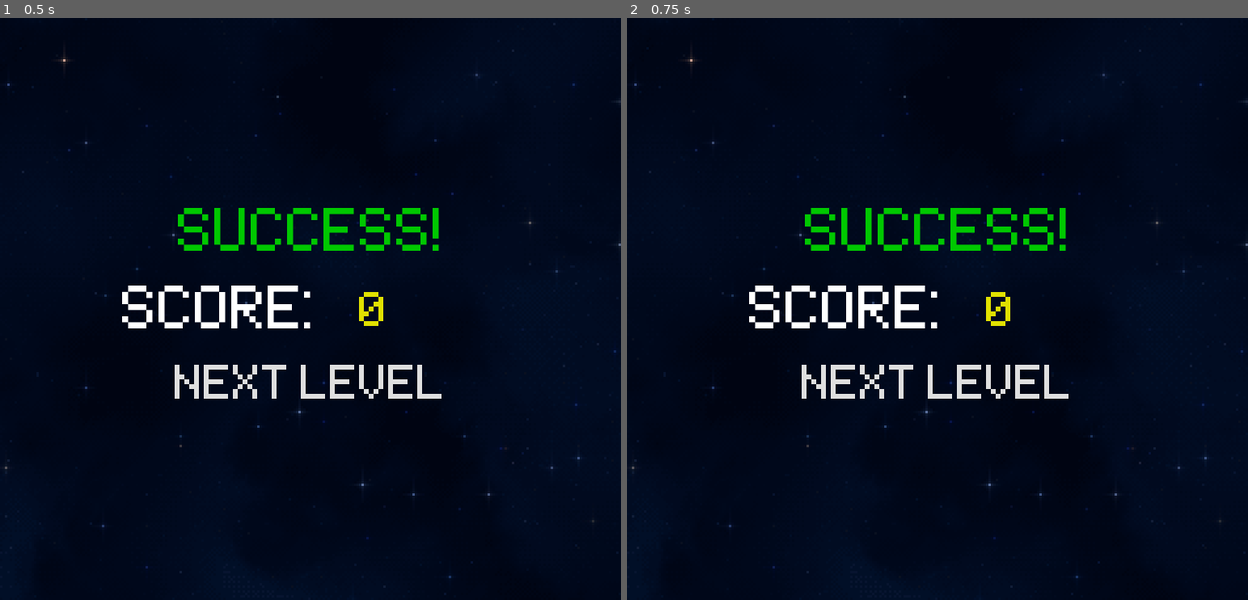
Above: before the commit, frames 1-2 (left to right).
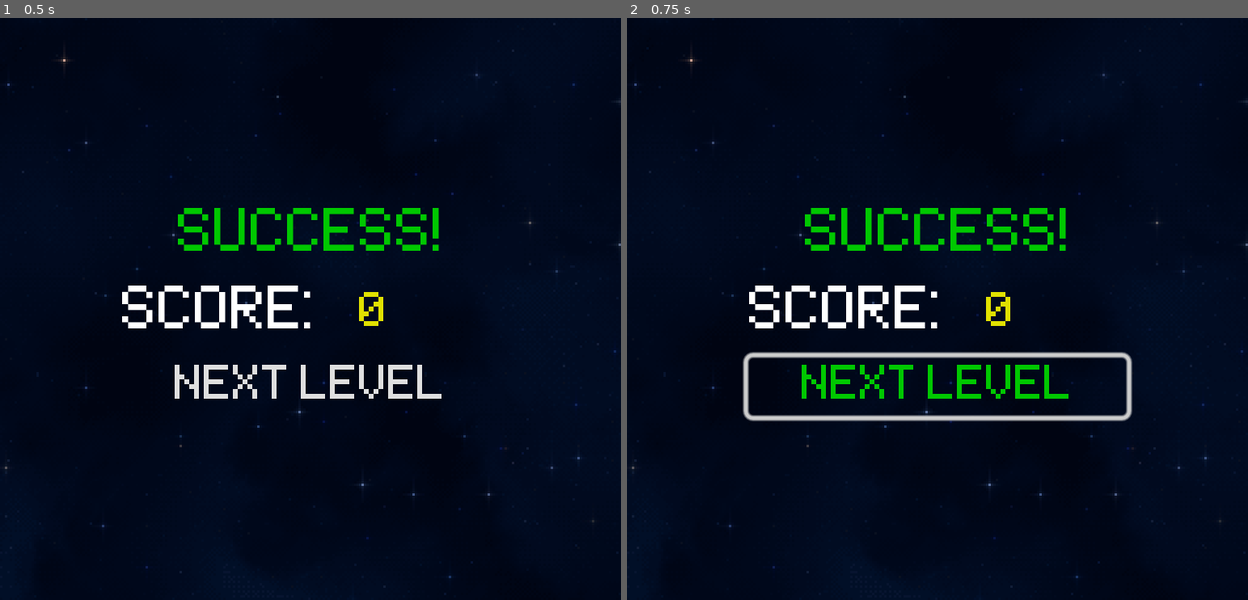
Above: after the commit, the same moments.

Repository: cope-de-grace/space-invaders-godot
Game: Godot game, scene res://elements/ui/level_complete/level_complete.tscn
Two runs of this game, one before a commit and one after it. Both use one fixed random seed, a clock stepped at 60 frames per second and the inputs below. This scene is started directly instead of the project's main scene.
Inputs:
- Up to frame 1 (0.5 s): no input
- Up to frame 2 (0.75 s): click "NEXT LEVEL" at 0.5 s

Frame 1 is identical in both runs. In frame 2, 2.4% of the frame differs, in the area x 18-82%, y 57-70%.

Commit message:
for check
для проверки

Diff:
--- a/elements/enemy_projectile/enemy_projectile.tscn
+++ b/elements/enemy_projectile/enemy_projectile.tscn
@@ -3,26 +3,26 @@
 [ext_resource type="Script" path="res://elements/enemy_projectile/enemy_projectile.gd" id="1_dfkcw"]
 [ext_resource type="Texture2D" uid="uid://y1q1n0bk0amj" path="res://Mini Pixel Pack 3/Projectiles/Enemy_projectile (16 x 16).png" id="2_7he6v"]
 
-[sub_resource type="AtlasTexture" id="AtlasTexture_w8nxd"]
+[sub_resource type="AtlasTexture" id="AtlasTexture_epoon"]
 atlas = ExtResource("2_7he6v")
-region = Rect2(0, 0, 16, 16)
+region = Rect2(32, 0, 16, 16)
 
-[sub_resource type="AtlasTexture" id="AtlasTexture_8qjvu"]
+[sub_resource type="AtlasTexture" id="AtlasTexture_11ntf"]
 atlas = ExtResource("2_7he6v")
-region = Rect2(16, 0, 16, 16)
+region = Rect2(48, 0, 16, 16)
 
-[sub_resource type="SpriteFrames" id="SpriteFrames_ys0qs"]
+[sub_resource type="SpriteFrames" id="SpriteFrames_mpln2"]
 animations = [{
 "frames": [{
 "duration": 1.0,
-"texture": SubResource("AtlasTexture_w8nxd")
+"texture": SubResource("AtlasTexture_epoon")
 }, {
 "duration": 1.0,
-"texture": SubResource("AtlasTexture_8qjvu")
+"texture": SubResource("AtlasTexture_11ntf")
 }],
 "loop": true,
 "name": &"default",
-"speed": 5.0
+"speed": 10.0
 }]
 
 [sub_resource type="CircleShape2D" id="CircleShape2D_mn7x0"]
@@ -30,20 +30,21 @@
 
 [node name="EnemyProjectile" type="CharacterBody2D"]
 top_level = true
-scale = Vector2(0.299412, 1)
+scale = Vector2(0.5, 0.5)
 collision_layer = 8
 collision_mask = 18
 script = ExtResource("1_dfkcw")
 
 [node name="AnimatedSprite2D" type="AnimatedSprite2D" parent="."]
-scale = Vector2(0.25, 1)
-sprite_frames = SubResource("SpriteFrames_ys0qs")
-frame_progress = 0.304435
+scale = Vector2(0.5, 0.5)
+sprite_frames = SubResource("SpriteFrames_mpln2")
+autoplay = "default"
 
 [node name="CollisionShape2D" type="CollisionShape2D" parent="."]
+scale = Vector2(0.5, 0.5)
 shape = SubResource("CircleShape2D_mn7x0")
 
 [node name="VisibleOnScreenEnabler2D" type="VisibleOnScreenEnabler2D" parent="."]
-scale = Vector2(0.3, 0.3)
+scale = Vector2(0.5, 0.5)
 
 [connection signal="screen_exited" from="VisibleOnScreenEnabler2D" to="." method="_on_visible_on_screen_enabler_2d_screen_exited"]
--- a/elements/ui/game_over/game_over.gd
+++ b/elements/ui/game_over/game_over.gd
@@ -1,14 +1,17 @@
 extends CanvasLayer
 
-@onready var label_points = $PointsLabel
+func _on_continue_pressed():
+	get_tree().paused = false
+	visible = false
 
-func _on_button_pressed():
-	get_tree().reload_current_scene()
-
-@onready var score_label = $MarginContainer2/VBoxContainer/HBoxContainer/Score
+func _on_exit_pressed():
+	get_tree().quit()
 
 func _ready():
-	Events.points_changed.connect(update_points)
-
-func update_points(points: int):
-	score_label.text = str(points)
+	if Input.is_action_just_pressed("ui_cancel"):
+		if visible == true:
+			get_tree().paused == false
+			visible == false
+		else:
+			get_tree().paused = true
+			visible = true
--- /dev/null
+++ b/elements/ui/pause/continue.gd
@@ -0,0 +1,7 @@
+extends Button
+
+
+
+func _on_pressed():
+	get_tree().paused = false
+	visible = false
--- /dev/null
+++ b/elements/ui/pause/pause.tscn
@@ -0,0 +1,51 @@
+[gd_scene load_steps=6 format=3 uid="uid://bilgghlma7iev"]
+
+[ext_resource type="Script" path="res://elements/ui/game_over/game_over.gd" id="1_ghu6i"]
+[ext_resource type="Texture2D" uid="uid://s4d8sl426eel" path="res://background/pixelart_starfield.png" id="2_nqw3c"]
+[ext_resource type="FontFile" uid="uid://dr7xpv3t7r53n" path="res://Mini Pixel Pack 3/Font/space_invaders.ttf" id="3_og1bl"]
+[ext_resource type="Script" path="res://elements/ui/pause/continue.gd" id="4_47exq"]
+[ext_resource type="Script" path="res://elements/ui/menu/Exit.gd" id="4_k163e"]
+
+[node name="Pause" type="CanvasLayer"]
+script = ExtResource("1_ghu6i")
+
+[node name="Background" type="Sprite2D" parent="."]
+texture_filter = 3
+texture_repeat = 2
+position = Vector2(128, 118.5)
+scale = Vector2(0.46875, 0.3125)
+texture = ExtResource("2_nqw3c")
+region_enabled = true
+region_rect = Rect2(0, 41, 256, 240)
+
+[node name="MarginContainer2" type="MarginContainer" parent="."]
+anchors_preset = 15
+anchor_right = 1.0
+anchor_bottom = 1.0
+grow_horizontal = 2
+grow_vertical = 2
+theme_override_constants/margin_left = 50
+theme_override_constants/margin_right = 50
+
+[node name="VBoxContainer" type="VBoxContainer" parent="MarginContainer2"]
+layout_mode = 2
+alignment = 1
+
+[node name="continue" type="Button" parent="MarginContainer2/VBoxContainer"]
+layout_mode = 2
+theme_override_colors/font_color = Color(0, 0.980392, 0, 1)
+theme_override_fonts/font = ExtResource("3_og1bl")
+text = "continue"
+flat = true
+script = ExtResource("4_47exq")
+
+[node name="Exit" type="Button" parent="MarginContainer2/VBoxContainer"]
+layout_mode = 2
+theme_override_colors/font_hover_color = Color(0.784314, 0, 0, 1)
+theme_override_fonts/font = ExtResource("3_og1bl")
+text = "Exit"
+flat = true
+script = ExtResource("4_k163e")
+
+[connection signal="pressed" from="MarginContainer2/VBoxContainer/continue" to="." method="_on_continue_pressed"]
+[connection signal="pressed" from="MarginContainer2/VBoxContainer/Exit" to="." method="_on_exit_pressed"]
--- /dev/null
+++ b/game.gdshader
@@ -0,0 +1,14 @@
+shader_type canvas_item;
+
+void vertex() {
+	// Called for every vertex the material is visible on.
+}
+
+void fragment() {
+	vec4 input_color = texture(TEXTURE, UV);
+	COLOR = vec4(input_color.r, 1.0, 1.0, input_color.a);
+}
+
+void light() {
+	// Called for every pixel for every light affecting the CanvasItem.
+}
--- a/game.tscn
+++ b/game.tscn
@@ -11,7 +11,6 @@
 [ext_resource type="AudioStream" uid="uid://dmil4g381axfw" path="res://sfx/ufo_sound.mp3" id="9_reray"]
 [ext_resource type="PackedScene" uid="uid://biulixy7wdmm7" path="res://elements/bunker/bunker.tscn" id="10_2tscg"]
 [ext_resource type="PackedScene" uid="uid://cmqkc3wa0nw2v" path="res://elements/proj_catcher/proj_catcher.tscn" id="11_w2bsm"]
-[ext_resource type="PackedScene" uid="uid://pequgqqbao6p" path="res://elements/ufo/ufo.tscn" id="12_3tc2x"]
 
 [node name="Level1" type="Node2D"]
 script = ExtResource("1_ifumx")
@@ -83,7 +82,4 @@
 [node name="proj_catcher" parent="." instance=ExtResource("11_w2bsm")]
 position = Vector2(0, -144)
 
-[node name="Ufo" parent="." instance=ExtResource("12_3tc2x")]
-position = Vector2(100, 165)
-
 [connection signal="timeout" from="SpawnUfoTimer" to="." method="_on_spawn_ufo_timer_timeout"]
Not shown: 1 places in game.tscn that only renumber resources
